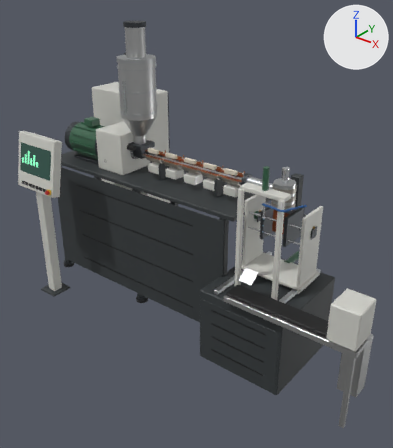
Before and after pictures for a commit that changed the glTF model assets/equipment/blowmolding-motion.glb.
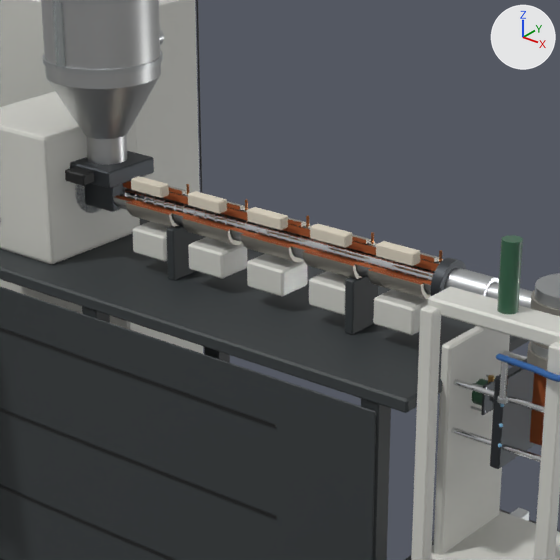
Old and new are each drawn whole from a 50 mm camera at (2.35, -3.64, 3.19) aimed at (-0.46, -0.13, 1.01) and again close up on the part from 27% to 72% of the width and 21% to 60% of the height. Arrows for +X, +Y and +Z are at upper right; the lights stay in place. The last two pictures show the newer version. Where no turn or scale is listed for an object, it has been applied to the vertices. Vertices at exactly the same position are counted once.

In view in the first close-up: 'BlowStation', 'Control cabinet', 'Extruder', 'Extruder hopper', 'Extruder screw flight', 'MoldLeft_body', 'ParisonHead', 'ShuttleCarriage_body' and 2 more.
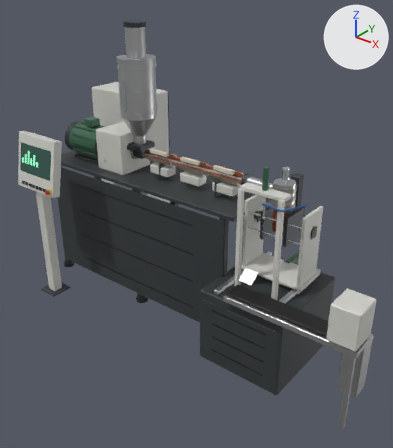
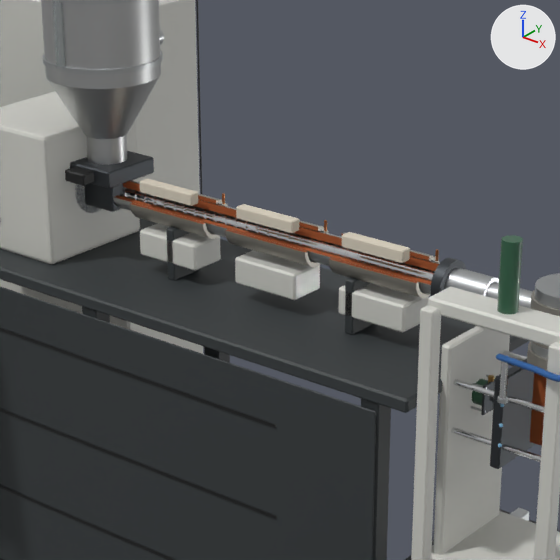
Changed parts and their boxes [x1, y1, x2, y2] in the close-ups (560 x 560 px; the box of a moved part takes in the faces that stretch with it):
part 1 of me_extruder, moved or reshaped
    before: [126, 186, 191, 227]
    after: [130, 194, 228, 239]
part 2 of me_extruder, moved or reshaped
    before: [241, 217, 311, 262]
    after: [225, 205, 329, 267]
part 3 of me_extruder, moved or reshaped
    before: [302, 234, 376, 279]
    after: [329, 233, 440, 298]
part 4 of me_extruder, moved or reshaped
    before: [131, 176, 169, 198]
    after: [139, 178, 198, 206]
part 5 of me_extruder, moved or reshaped
    before: [247, 207, 288, 230]
    after: [236, 204, 299, 233]
part 6 of me_extruder, moved or reshaped
    before: [310, 224, 352, 248]
    after: [342, 232, 410, 263]
part 7 of me_extruder, moved or reshaped
    before: [245, 199, 248, 210]
    after: [222, 193, 225, 204]
part 8 of me_extruder, moved or reshaped
    before: [306, 215, 309, 227]
    after: [324, 220, 327, 231]
part 9 of me_extruder, deleted
    before: [182, 184, 442, 335]
part 10 of me_extruder, moved or reshaped
    before: [133, 221, 443, 299]
    after: [140, 223, 439, 333]

The edits, one by one:
me_extruder is used by ob_extruder; location (0.0, 0.0, 0.0).
me_extruder had 4312 vertices, 8268 faces and spanned x -2.32..0.08, y -0.33..0.33, z 0.0..1.72.
me_extruder now has 3744 vertices, 7172 faces and spans x -2.32..0.08, y -0.33..0.33, z 0.0..1.72.
me_extruder part 1: the loose piece of 148 vertices spanning x -1.14..-0.96, y -0.06..0.06, z 1.44..1.56 is scaled about its middle by (1.67, 1, 1), then moved by (0.07, 0.0, 0.0).
me_extruder part 2: the loose piece of 148 vertices spanning x -0.69..-0.51, y -0.06..0.06, z 1.44..1.56 is scaled about its middle by (1.67, 1, 1).
me_extruder part 3: the loose piece of 148 vertices spanning x -0.46..-0.29, y -0.06..0.06, z 1.44..1.56 is scaled about its middle by (1.67, 1, 1), then moved by (0.15, 0.0, 0.0).
me_extruder part 4: the loose piece of 24 vertices spanning x -1.11..-0.99, y -0.06..-0.02, z 1.54..1.58 is scaled about its middle by (1.69, 1, 1), then moved by (0.07, 0.0, 0.0).
me_extruder part 5: the loose piece of 24 vertices spanning x -0.66..-0.54, y -0.06..-0.02, z 1.54..1.58 is scaled about its middle by (1.69, 1, 1).
me_extruder part 6: the loose piece of 24 vertices spanning x -0.44..-0.31, y -0.06..-0.02, z 1.54..1.58 is scaled about its middle by (1.69, 1, 1), then moved by (0.15, 0.0, 0.0).
me_extruder part 7: the loose piece of 64 vertices spanning x -0.73, y 0.02, z 1.54..1.57 is moved by (-0.09, 0.0, 0.0).
me_extruder part 8: the loose piece of 64 vertices spanning x -0.51..-0.5, y 0.02, z 1.54..1.57 is moved by (0.06, 0.0, 0.0).
me_extruder part 9: 9 loose pieces with 460 vertices, spanning x -0.96..-0.05, y -0.06..0.06, z 1.35..1.58, are deleted.
me_extruder part 10: 73 vertices moved from x -1.12..-0.42, y -0.06..0.06, z 1.35..1.46 to x -1.09..-0.07, y -0.06..0.06, z 1.35..1.57; 170 vertices removed from x -0.42..-0.06, y -0.06..0.06, z 1.44..1.56; 62 vertices added at x -0.07, y 0.02, z 1.54..1.57.
Other edits to the shape of me_extruder do not show in these pictures.
